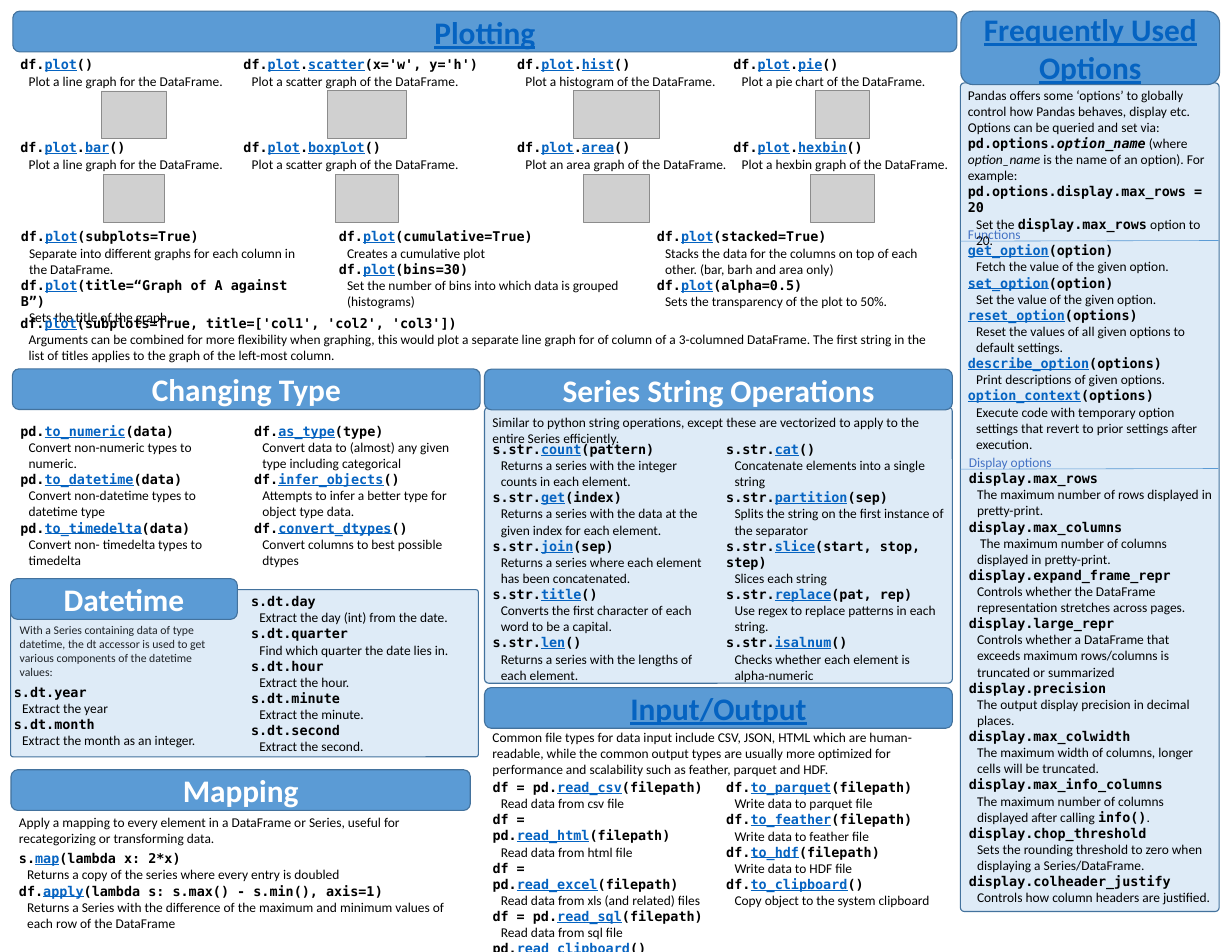
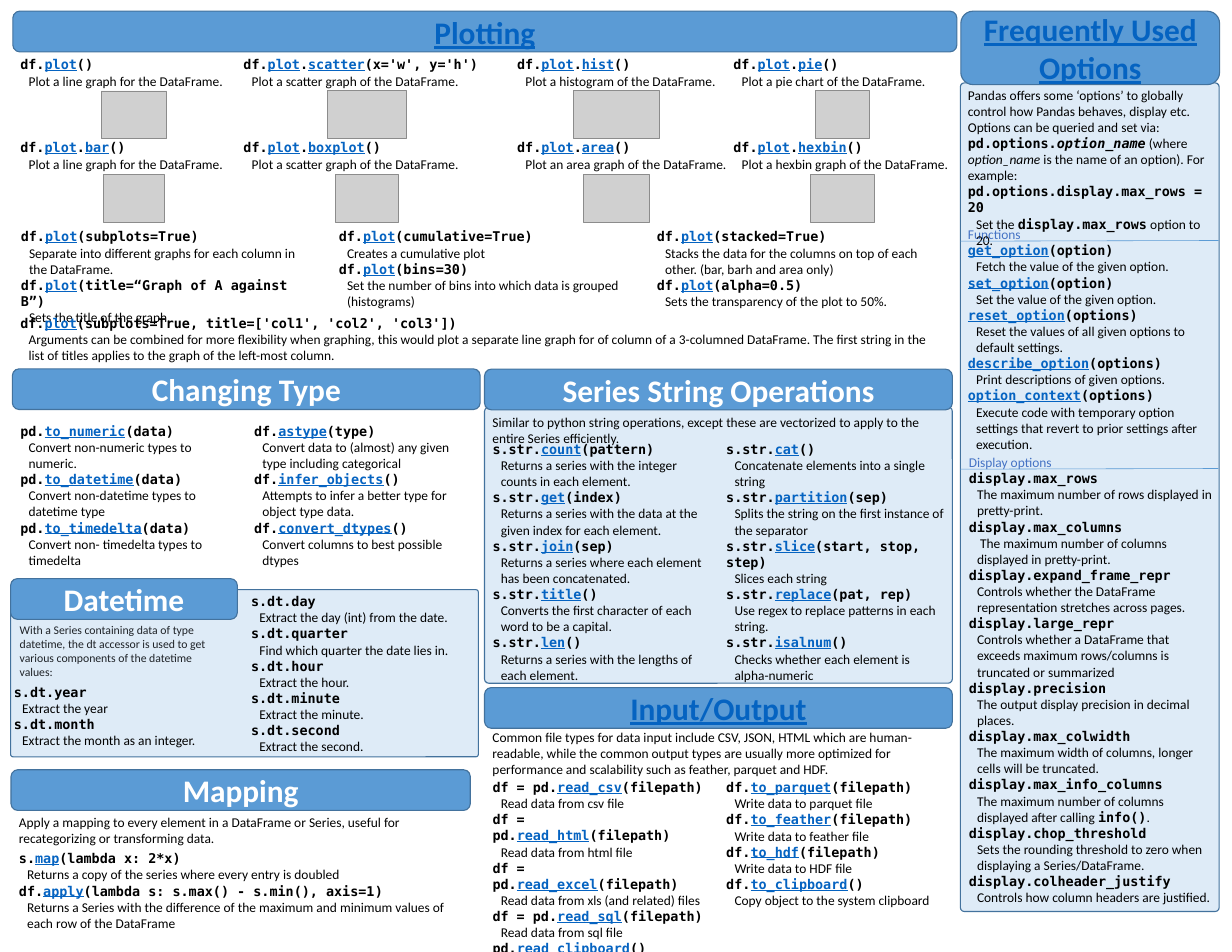
Before and after one commit to romnickmendozaramos-lab/transaction_data_processing, a slide deck: slide 3 of doc/cheatsheet/Pandas_Cheat_Sheet.pptx. Drawn at 1232x952 pixels with LibreOffice and Linux fonts; fonts in the diff are those of the drawing; grey boxes stand for pictures. Boxes give left, top, right and bottom in pixels: in the first picture for what was removed or moved away, otherwise in the second. Text is boxed around its words. In the diff, an @@ line names an element or a change of style, - is before the commit and + after.

Commit message:
DOC: Typo fix for .astype() in cheatsheet (#61528)
Typo fix for .astype() in cheatsheet

```diff
--- a/doc/cheatsheet/Pandas_Cheat_Sheet.pptx
+++ b/doc/cheatsheet/Pandas_Cheat_Sheet.pptx
@@ text at (254, 425, 375, 439): text changed @@
-df.as_type(type)
+df.astype(type)
```
Also in this commit, not shown: 1 other file.
